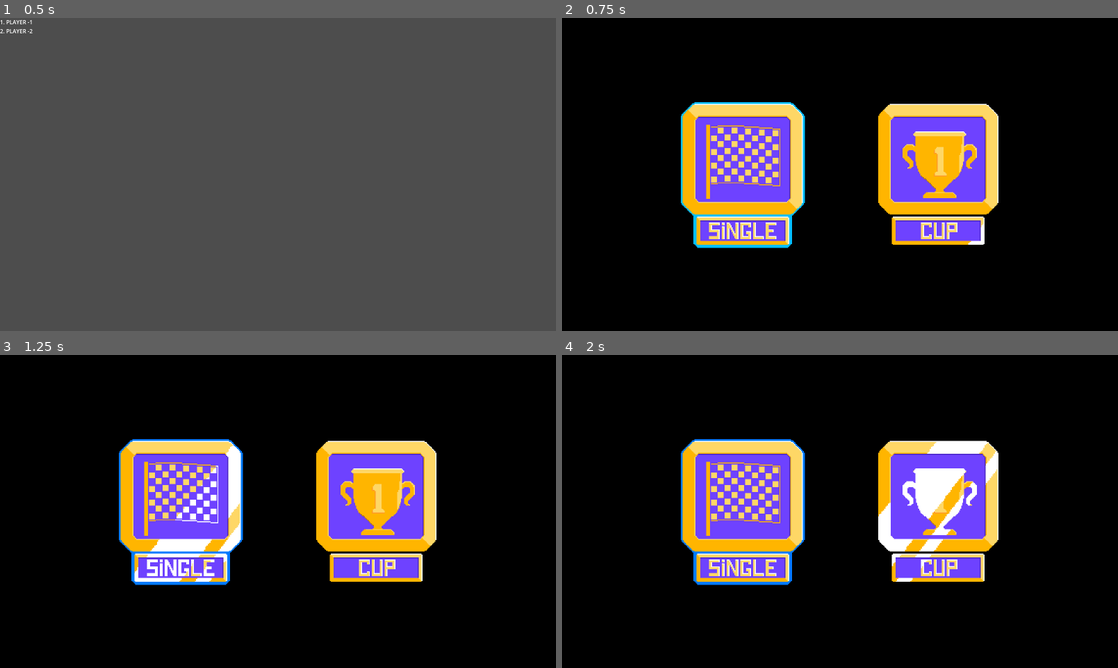
Above: before the commit, frames 1-4 (two rows, left to right).
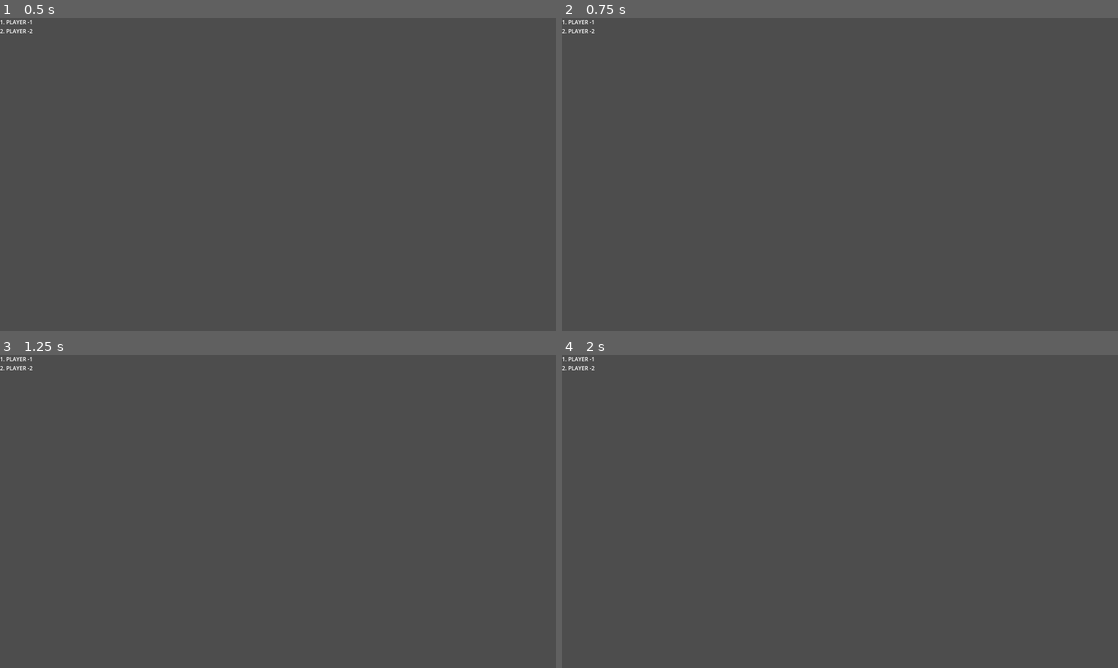
Above: after the commit, the same moments.

Repository: abam-iksde/piiws-sem2
Game: Godot game, scene res://scenes/scenes/single_race_summary.tscn
The game is run twice, just before and just after one commit, with the same random seed, the same clock (stepped at 60 frames per second) and the same inputs. This scene is started directly instead of the project's main scene.
Inputs:
- Up to frame 1 (0.5 s): no input
- Up to frame 2 (0.75 s): tap Enter (ui_accept) at 0.5, 0.6 s
- Up to frame 3 (1.25 s): tap Enter (ui_accept) at 0.77, 1.07 s
- Up to frame 4 (2 s): tap Enter (ui_accept) at 1.35, 1.52, 1.82 s

Frame 1 is identical in both runs. In frame 2, 100% of the frame differs, in the area x 0-100%, y 0-100%; in frame 3, 100%; in frame 4, 100%.
Error in both runs: Invalid access to property or key '-2' on a base object of type 'Dictionary'. (res://scenes/scenes/single_race_summary.tscn::GDScript_effih:6)

Commit message:
Add single/multi player selection

Diff:
--- a/project.godot
+++ b/project.godot
@@ -25,6 +25,8 @@
 Sounds="*res://scenes/prefabs/autoload/sounds.tscn"
 RaceSettings="*res://scripts/autoloads/race_settings.gd"
 Tournament="*res://scripts/autoloads/tournament.gd"
+Misc="*res://scripts/autoloads/misc_globals.gd"
+AnyPlayer="*res://scripts/autoloads/any_player.gd"
 
 [display]
 
@@ -36,26 +38,36 @@
 p1_forward={
 "deadzone": 0.5,
 "events": [Object(InputEventKey,"resource_local_to_scene":false,"resource_name":"","device":0,"window_id":0,"alt_presse …(181 unchanged characters)…
+, Object(InputEventJoypadButton,"resource_local_to_scene":false,"resource_name":"","device":-1,"button_index":0,"pressure":0.0,"pressed":true,"script":null)
+, Object(InputEventJoypadMotion,"resource_local_to_scene":false,"resource_name":"","device":-1,"axis":5,"axis_value":1.0,"script":null)
 ]
 }
 p1_backward={
 "deadzone": 0.5,
 "events": [Object(InputEventKey,"resource_local_to_scene":false,"resource_name":"","device":0,"window_id":0,"alt_presse …(181 unchanged characters)…
+, Object(InputEventJoypadButton,"resource_local_to_scene":false,"resource_name":"","device":-1,"button_index":2,"pressure":0.0,"pressed":true,"script":null)
+, Object(InputEventJoypadMotion,"resource_local_to_scene":false,"resource_name":"","device":-1,"axis":4,"axis_value":1.0,"script":null)
 ]
 }
 p1_left={
 "deadzone": 0.5,
 "events": [Object(InputEventKey,"resource_local_to_scene":false,"resource_name":"","device":-1,"window_id":0,"alt_press …(182 unchanged characters)…
+, Object(InputEventJoypadButton,"resource_local_to_scene":false,"resource_name":"","device":-1,"button_index":13,"pressure":0.0,"pressed":true,"script":null)
+, Object(InputEventJoypadMotion,"resource_local_to_scene":false,"resource_name":"","device":-1,"axis":0,"axis_value":-1.0,"script":null)
 ]
 }
 p1_right={
 "deadzone": 0.5,
 "events": [Object(InputEventKey,"resource_local_to_scene":false,"resource_name":"","device":-1,"window_id":0,"alt_press …(182 unchanged characters)…
+, Object(InputEventJoypadButton,"resource_local_to_scene":false,"resource_name":"","device":-1,"button_index":14,"pressure":0.0,"pressed":true,"script":null)
+, Object(InputEventJoypadMotion,"resource_local_to_scene":false,"resource_name":"","device":-1,"axis":0,"axis_value":1.0,"script":null)
 ]
 }
 p1_handbrake={
 "deadzone": 0.5,
 "events": [Object(InputEventKey,"resource_local_to_scene":false,"resource_name":"","device":-1,"window_id":0,"alt_pressed":false,"shift_pressed":false,"ctrl_pressed":false,"meta_pressed":false,"pressed":false,"keycode":0,"physical_keycode":32,"key_label":0,"unicode":32,"echo":false,"script":null)
+, Object(InputEventJoypadButton,"resource_local_to_scene":false,"resource_name":"","device":-1,"button_index":3,"pressure":0.0,"pressed":true,"script":null)
+, Object(InputEventJoypadButton,"resource_local_to_scene":false,"resource_name":"","device":-1,"button_index":10,"pressure":0.0,"pressed":true,"script":null)
 ]
 }
 p2_forward={
@@ -86,6 +98,8 @@
 p1_power_up={
 "deadzone": 0.5,
 "events": [Object(InputEventKey,"resource_local_to_scene":false,"resource_name":"","device":-1,"window_id":0,"alt_pressed":false,"shift_pressed":false,"ctrl_pressed":false,"meta_pressed":false,"pressed":false,"keycode":0,"physical_keycode":80,"key_label":0,"unicode":112,"echo":false,"script":null)
+, Object(InputEventJoypadButton,"resource_local_to_scene":false,"resource_name":"","device":-1,"button_index":1,"pressure":0.0,"pressed":true,"script":null)
+, Object(InputEventJoypadButton,"resource_local_to_scene":false,"resource_name":"","device":-1,"button_index":9,"pressure":0.0,"pressed":true,"script":null)
 ]
 }
 p2_power_up={
--- /dev/null
+++ b/scenes/scenes/players_selection.tscn
@@ -0,0 +1,147 @@
+[gd_scene load_steps=13 format=3 uid="uid://dghi2os2128e8"]
+
+[ext_resource type="Script" path="res://scripts/ui/players_selection.gd" id="1_8xki4"]
+[ext_resource type="Script" path="res://scripts/ui/ui.gd" id="1_as4qv"]
+[ext_resource type="Texture2D" uid="uid://cok2lg1koy8ky" path="res://textures/menu/option_background.png" id="2_bwtxp"]
+[ext_resource type="Shader" path="res://shaders/selection.gdshader" id="3_mg1hw"]
+[ext_resource type="Texture2D" uid="uid://bdlfeh52mt3u8" path="res://textures/menu/option_selection.png" id="4_w1cbw"]
+[ext_resource type="Shader" path="res://shaders/shine.gdshader" id="5_0m4ak"]
+[ext_resource type="Texture2D" uid="uid://cju2lnks5vp14" path="res://textures/menu/shine.png" id="6_03pt4"]
+[ext_resource type="Texture2D" uid="uid://pu3ndij6prmc" path="res://textures/menu/singleplayer.png" id="7_0m1bq"]
+[ext_resource type="Texture2D" uid="uid://dr8kbokthiuof" path="res://textures/menu/multiplayer.png" id="8_c4tiy"]
+
+[sub_resource type="ShaderMaterial" id="ShaderMaterial_yt7s6"]
+shader = ExtResource("3_mg1hw")
+
+[sub_resource type="ShaderMaterial" id="ShaderMaterial_ah7lh"]
+shader = ExtResource("5_0m4ak")
+shader_parameter/shine_texture = ExtResource("6_03pt4")
+
+[sub_resource type="ShaderMaterial" id="ShaderMaterial_wly78"]
+shader = ExtResource("3_mg1hw")
+
+[node name="players_selection" type="Control"]
+layout_mode = 3
+anchors_preset = 15
+anchor_right = 1.0
+anchor_bottom = 1.0
+grow_horizontal = 2
+grow_vertical = 2
+script = ExtResource("1_8xki4")
+
+[node name="background" type="ColorRect" parent="."]
+layout_mode = 1
+anchors_preset = 15
+anchor_right = 1.0
+anchor_bottom = 1.0
+grow_horizontal = 2
+grow_vertical = 2
+color = Color(0, 0, 0, 1)
+
+[node name="ui" type="Control" parent="."]
+anchors_preset = 0
+offset_right = 426.0
+offset_bottom = 320.0
+script = ExtResource("1_as4qv")
+
+[node name="single_background" type="TextureRect" parent="ui"]
+texture_filter = 1
+layout_mode = 1
+anchors_preset = 8
+anchor_left = 0.5
+anchor_top = 0.5
+anchor_right = 0.5
+anchor_bottom = 0.5
+offset_left = -161.5
+offset_top = -56.5
+offset_right = -38.5
+offset_bottom = 56.5
+grow_horizontal = 2
+grow_vertical = 2
+texture = ExtResource("2_bwtxp")
+
+[node name="single_selection" type="TextureRect" parent="ui"]
+visible = false
+texture_filter = 1
+material = SubResource("ShaderMaterial_yt7s6")
+layout_mode = 1
+anchors_preset = 8
+anchor_left = 0.5
+anchor_top = 0.5
+anchor_right = 0.5
+anchor_bottom = 0.5
+offset_left = -161.5
+offset_top = -56.5
+offset_right = -38.5
+offset_bottom = 56.5
+grow_horizontal = 2
+grow_vertical = 2
+texture = ExtResource("4_w1cbw")
+
+[node name="single" type="TextureRect" parent="ui"]
+texture_filter = 1
+material = SubResource("ShaderMaterial_ah7lh")
+layout_mode = 1
+anchors_preset = 8
+anchor_left = 0.5
+anchor_top = 0.5
+anchor_right = 0.5
+anchor_bottom = 0.5
+offset_left = -161.5
+offset_top = -56.5
+offset_right = -38.5
+offset_bottom = 56.5
+grow_horizontal = 2
+grow_vertical = 2
+texture = ExtResource("7_0m1bq")
+
+[node name="multi_background" type="TextureRect" parent="ui"]
+texture_filter = 1
+layout_mode = 1
+anchors_preset = 8
+anchor_left = 0.5
+anchor_top = 0.5
+anchor_right = 0.5
+anchor_bottom = 0.5
+offset_left = 38.5
+offset_top = -56.5
+offset_right = 161.5
+offset_bottom = 56.5
+grow_horizontal = 2
+grow_vertical = 2
+texture = ExtResource("2_bwtxp")
+
+[node name="multi_selection" type="TextureRect" parent="ui"]
+visible = false
+texture_filter = 1
+material = SubResource("ShaderMaterial_wly78")
+layout_mode = 1
+anchors_preset = 8
+anchor_left = 0.5
+anchor_top = 0.5
+anchor_right = 0.5
+anchor_bottom = 0.5
+offset_left = 38.5
+offset_top = -56.5
+offset_right = 161.5
+offset_bottom = 56.5
+grow_horizontal = 2
+grow_vertical = 2
+texture = ExtResource("4_w1cbw")
+
+[node name="multi" type="TextureRect" parent="ui"]
+texture_filter = 1
+material = SubResource("ShaderMaterial_ah7lh")
+layout_mode = 1
+anchors_preset = 8
+anchor_left = 0.5
+anchor_top = 0.5
+anchor_right = 0.5
+anchor_bottom = 0.5
+offset_left = 38.5
+offset_top = -56.5
+offset_right = 161.5
+offset_bottom = 56.5
+grow_horizontal = 2
+grow_vertical = 2
+texture = ExtResource("8_c4tiy")
--- a/scenes/scenes/race_summary.tscn
+++ b/scenes/scenes/race_summary.tscn
@@ -31,7 +31,7 @@
   state = State.RACE_TALLY
 
 func _physics_process(delta):
-  if Input.is_action_just_pressed('ui_accept'):
+  if AnyPlayer.just_pressed('_power_up'):
     if state == State.RACE_TALLY:
       state = State.TOURNAMENT_TALLY
       $Label.text = get_tournament_summary_tally()
--- a/scenes/scenes/single_race_summary.tscn
+++ b/scenes/scenes/single_race_summary.tscn
@@ -15,7 +15,7 @@
   $Label.text = get_race_positions_tally()
 
 func _physics_process(delta):
-  if Input.is_action_just_pressed('ui_accept'):
+  if AnyPlayer.just_pressed('_power_up'):
     Tournament.advance()
 "
 
--- a/scenes/scenes/temp_menu.tscn
+++ b/scenes/scenes/temp_menu.tscn
@@ -17,76 +17,28 @@
   TOURNAMENT,
 }
 
-var player_inputs = ['p1', 'p2']
+func _physics_process(delta):
+  var selection = Misc.get_value('main_menu_selection', Selection.SINGLE_RACE)
+  if AnyPlayer.just_pressed('_left'):
+    selection = Selection.SINGLE_RACE
+  elif AnyPlayer.just_pressed('_right'):
+    selection = Selection.TOURNAMENT
+  Misc.set_value('main_menu_selection', selection)
 
-func any_player_just_pressed(action):
-  for player in player_inputs:
-    if Input.is_action_just_pressed(player + action):
-      return true
-  return false
-
-var selection = Selection.SINGLE_RACE
-
-var single_race = [
-  'res://scenes/scenes/race.tscn',
-]
-
-var test_tournament = [
-  'res://scenes/scenes/race.tscn',
-  'res://scenes/scenes/race.tscn',
-]
-
-var two_player_settings = {
-  'players': [
-    {
-      texture = preload('res://textures/vehicles/car_red.png'),
-      viewport = ['splitscreen', preload('res://textures/splitscreen/player1.png'), Vector2(0.25, 0.0), Vector2(0.0, 0.0), Vector2(0.5, 1.0)],
-      input = ['human', 'p1'],
-      start_spot = 0,
-      is_main = true,
-      id = RaceSettings.generate_player_id(),
-    },
-    {
-      texture = preload('res://textures/vehicles/car_blue.png'),
-      viewport = ['splitscreen', preload('res://textures/splitscreen/player2.png'), Vector2(-0.25, 0.0), Vector2(0.5, 0.0), Vector2(0.5, 1.0)],
-      input = ['human', 'p2'],
-      start_spot = 1,
-      is_main = false,
-      id = RaceSettings.generate_player_id(),
-    },
-  ],
-}
-
-func start_singleplayer():
-  Tournament.start(single_race, {})
-
-func start_multiplayer():
-  Tournament.start(single_race, two_player_settings)
-
-func start_singleplayer_tournament():
-  Tournament.start(test_tournament, {})
-
-func start_multiplayer_tournament():
-  Tournament.start(test_tournament, two_player_settings)
-
-func _physics_process(delta):
-  if any_player_just_pressed('_left'):
-    selection = Selection.SINGLE_RACE
-  elif any_player_just_pressed('_right'):
-    selection = Selection.TOURNAMENT
-
-  var accepted = any_player_just_pressed('_power_up')
+  var accepted = AnyPlayer.just_pressed('_power_up')
   match selection:
     Selection.SINGLE_RACE:
       $ui/single_selection.visible = true
       $ui/tournament_selection.visible = false
       if accepted:
-        start_singleplayer()
+        Misc.set_value('game_mode', 'single_race')
     Selection.TOURNAMENT:
       $ui/single_selection.visible = false
       $ui/tournament_selection.visible = true
       if accepted:
-        start_singleplayer_tournament()
+        Misc.set_value('game_mode', 'tournament')
+  if accepted:
+    get_tree().change_scene_to_file('res://scenes/scenes/players_selection.tscn')
 "
 
 [sub_resource type="ShaderMaterial" id="ShaderMaterial_00v7d"]
--- /dev/null
+++ b/scripts/autoloads/any_player.gd
@@ -0,0 +1,9 @@
+extends Node
+
+const player_inputs = ['p1', 'p2']
+
+func just_pressed(action):
+  for player in player_inputs:
+    if Input.is_action_just_pressed(player + action):
+      return player
+  return false
--- /dev/null
+++ b/scripts/autoloads/misc_globals.gd
@@ -0,0 +1,9 @@
+extends Node
+
+var values = {}
+
+func get_value(key, default):
+  return values.get(key, default)
+
+func set_value(key, value):
+  values[key] = value
--- a/scripts/autoloads/race.gd
+++ b/scripts/autoloads/race.gd
@@ -70,7 +70,7 @@
   }
 
 func _physics_process(delta):
-  if Input.is_action_just_pressed('ui_accept') and is_race_finished() and not points_disbursed:
+  if AnyPlayer.just_pressed('_power_up') and is_race_finished() and not points_disbursed:
     end_race()
     Tournament.summarize_race()
     points_disbursed = true
--- /dev/null
+++ b/scripts/ui/players_selection.gd
@@ -0,0 +1,67 @@
+extends Control
+
+enum Selection {
+  SINGLE,
+  MULTI,
+}
+
+var single_race = [
+  'res://scenes/scenes/race.tscn',
+]
+
+var test_tournament = [
+  'res://scenes/scenes/race.tscn',
+  'res://scenes/scenes/race.tscn',
+]
+
+func get_singleplayer_settings(player):
+  var settings = {
+    'players': RaceSettings.race_default_settings['players'].map(func (p): return p.duplicate()),
+    'laps': 3,
+  }
+  settings['players'][0].input = ['human', player]
+  return settings
+
+var two_player_settings = {
+  'players': [
+    {
+      texture = preload('res://textures/vehicles/car_red.png'),
+      viewport = ['splitscreen', preload('res://textures/splitscreen/player1.png'), Vector2(0.25, 0.0), Vector2(0.0, 0.0), Vector2(0.5, 1.0)],
+      input = ['human', 'p1'],
+      start_spot = 0,
+      is_main = true,
+      id = RaceSettings.generate_player_id(),
+    },
+    {
+      texture = preload('res://textures/vehicles/car_blue.png'),
+      viewport = ['splitscreen', preload('res://textures/splitscreen/player2.png'), Vector2(-0.25, 0.0), Vector2(0.5, 0.0), Vector2(0.5, 1.0)],
+      input = ['human', 'p2'],
+      start_spot = 1,
+      is_main = false,
+      id = RaceSettings.generate_player_id(),
+    },
+  ],
+  'laps': 3,
+}
+
+func _physics_process(delta):
+  var selection = Misc.get_value('players_selection', Selection.SINGLE)
+  if AnyPlayer.just_pressed('_handbrake'):
+    get_tree().change_scene_to_file('res://scenes/scenes/temp_menu.tscn')
+  if AnyPlayer.just_pressed('_left'):
+    selection = Selection.SINGLE
+  elif AnyPlayer.just_pressed('_right'):
+    selection = Selection.MULTI
+  Misc.set_value('players_selection', selection)
+  var accepted = AnyPlayer.just_pressed('_power_up')
+  match selection:
+    Selection.SINGLE:
+      $ui/single_selection.visible = true
+      $ui/multi_selection.visible = false
+      if accepted:
+        Tournament.start(single_race if Misc.get_value('game_mode', 'single_race') == 'single_race' else test_tournament, get_singleplayer_settings(accepted))
+    Selection.MULTI:
+      $ui/single_selection.visible = false
+      $ui/multi_selection.visible = true
+      if accepted:
+        Tournament.start(single_race if Misc.get_value('game_mode', 'single_race') == 'single_race' else test_tournament, two_player_settings)
Binary file added: textures/menu/multiplayer.png
Not shown, added: textures/menu/multiplayer.png.import
Binary file added: textures/menu/singleplayer.png
Not shown, added: textures/menu/singleplayer.png.import
